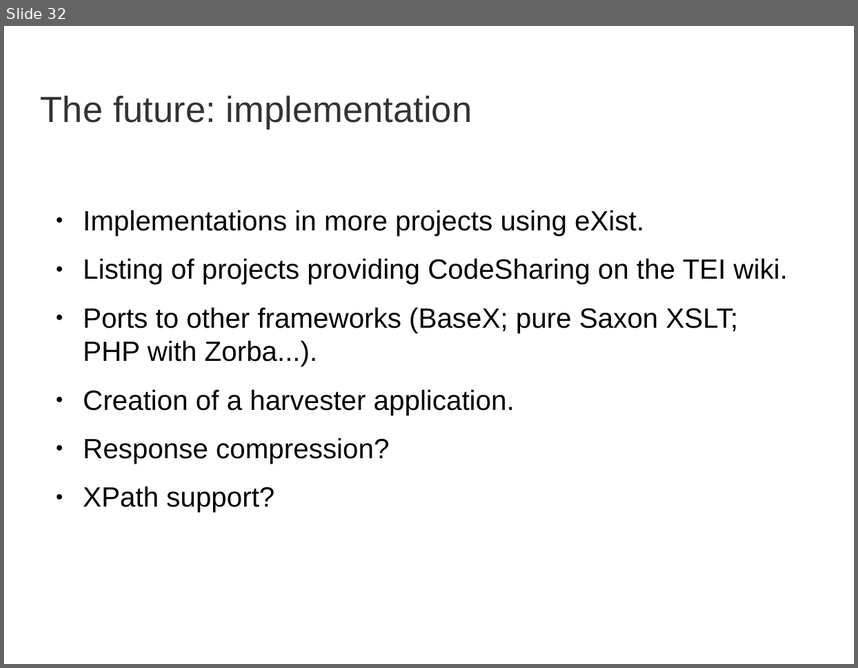
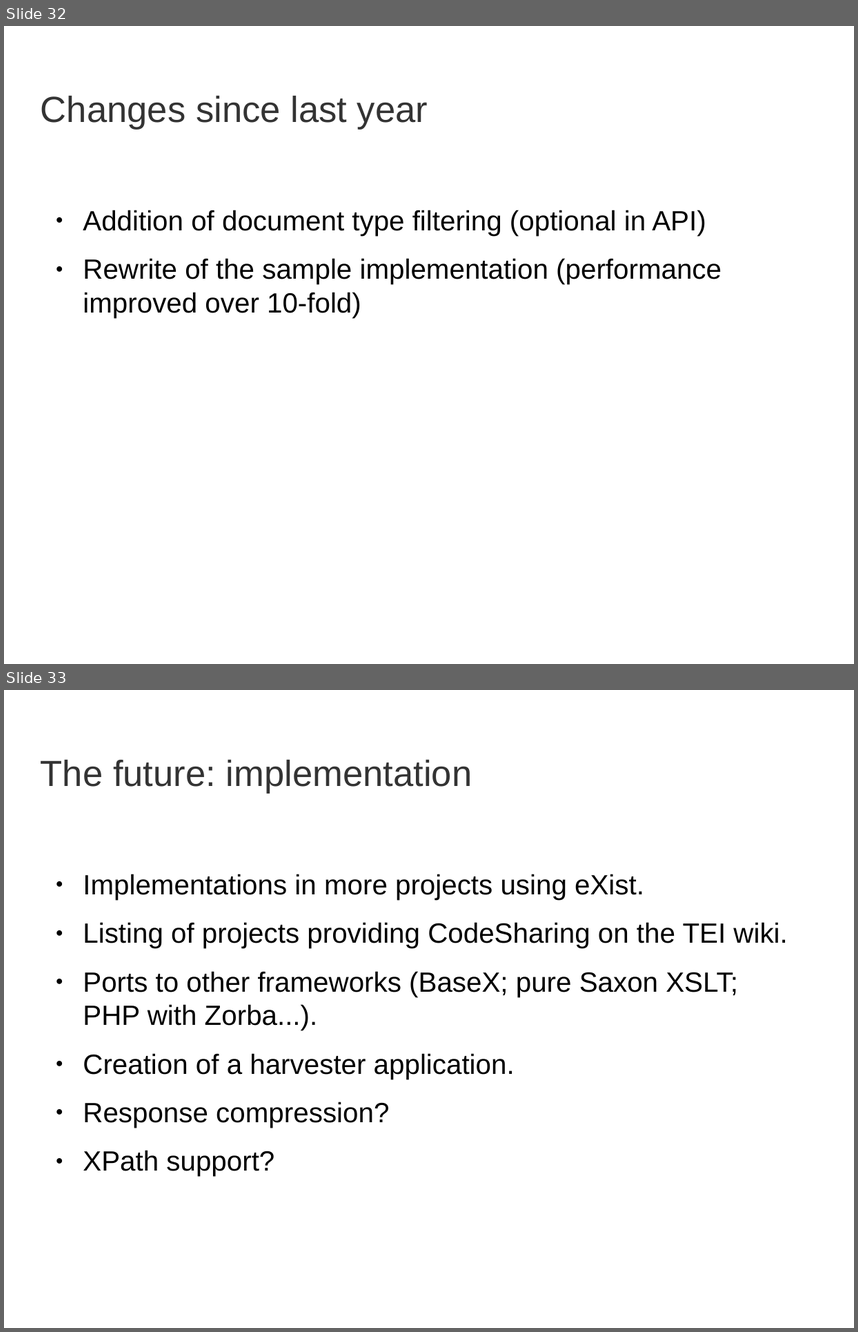
Before and after one commit to martindholmes/CodeSharing, a slide deck: presentations/codesharing_2014-10.odp. Shown one above the other, each under a label of ours: slide 32 before the commit, slides 32 and 33 after it. The pictures are 858x668 and 858x1332 pixels, drawn with LibreOffice and Linux fonts; fonts in the diff are those of the drawing; background and template pictures are left out. Boxes give left, top, right and bottom in pixels: in the first picture for what was removed or moved away, otherwise in the second. Text is boxed around its words. In the diff, an @@ line names an element or a change of style, - is before the commit and + after.

```diff
--- a/presentations/codesharing_2014-10.odp
+++ b/presentations/codesharing_2014-10.odp
@@ slide 32 added at <box>4,26,854,664</box>, background picture (left out) @@
@@ title added at <box>41,96,428,129</box>, 33.9 pt, text #333333 @@
+Changes since last year
@@ text added at <box>83,210,722,318</box>, 26 pt, text #000000 @@
+● Addition of document type filtering (optional in API)
+● Rewrite of the sample implementation (performance improved over 10-fold)
@@ what was slide 32 is now slide 33 @@
```
Also in this commit, not shown: 1 slide changed.
